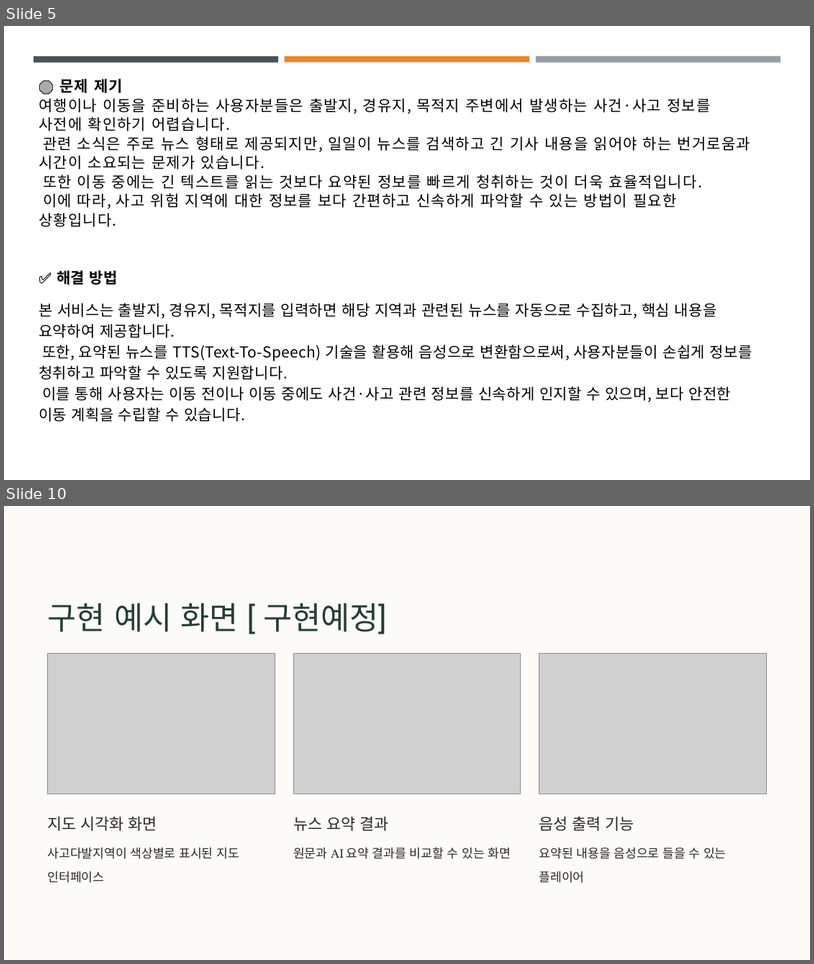
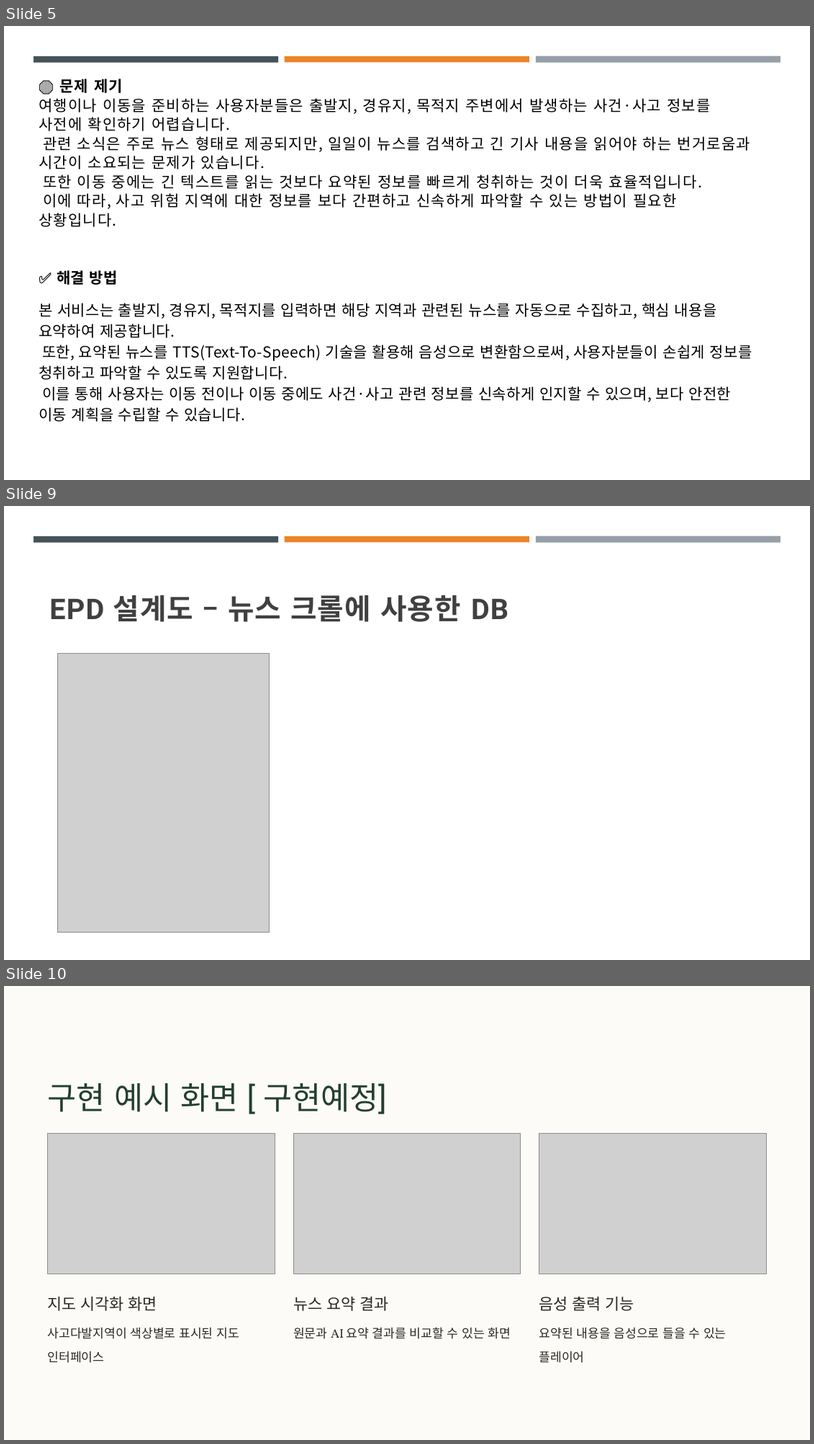
Before and after one commit to skn-ai14-250409/SKN14-1st-5Team, a slide deck: JeonJungKyu/2차수정본.pptx. Shown one above the other, each under a label of ours: slides 5 and 10 before the commit, slides 5, 9 and 10 after it; the slides between them are not shown. The pictures are 814x964 and 814x1444 pixels, drawn with LibreOffice and Linux fonts; fonts in the diff are those of the drawing; grey boxes stand for pictures; background and template pictures are left out. Boxes give left, top, right and bottom in pixels: in the first picture for what was removed or moved away, otherwise in the second. Text is boxed around its words. In the diff, an @@ line names an element or a change of style, - is before the commit and + after.

```diff
--- a/JeonJungKyu/2차수정본.pptx
+++ b/JeonJungKyu/2차수정본.pptx
@@ slide 9 added at (4, 506, 810, 960), background #FFFFFF; not listed: 3 template elements that a slide beside it also shows @@
@@ title added at (49, 595, 509, 622), 34 pt, text #404040, bold @@
+EPD 설계도 – 뉴스 크롤에 사용한 DB
@@ picture added at (58, 653, 269, 932) @@
```
Also in this commit, not shown: 6 slides changed, 1 slide removed, 6 other files.
